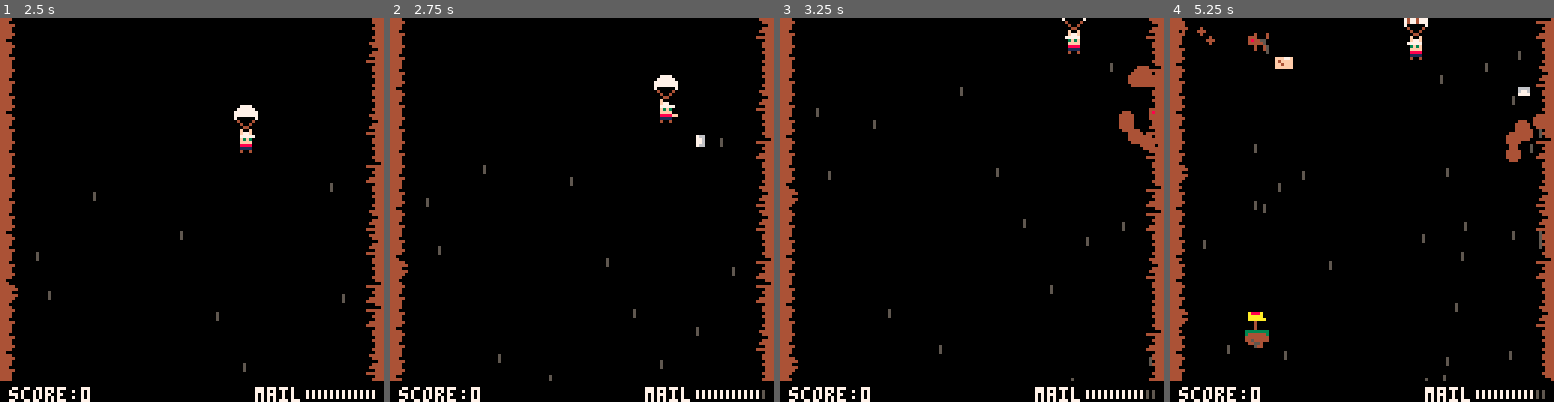
Above: before the commit, frames 1-4 (left to right).
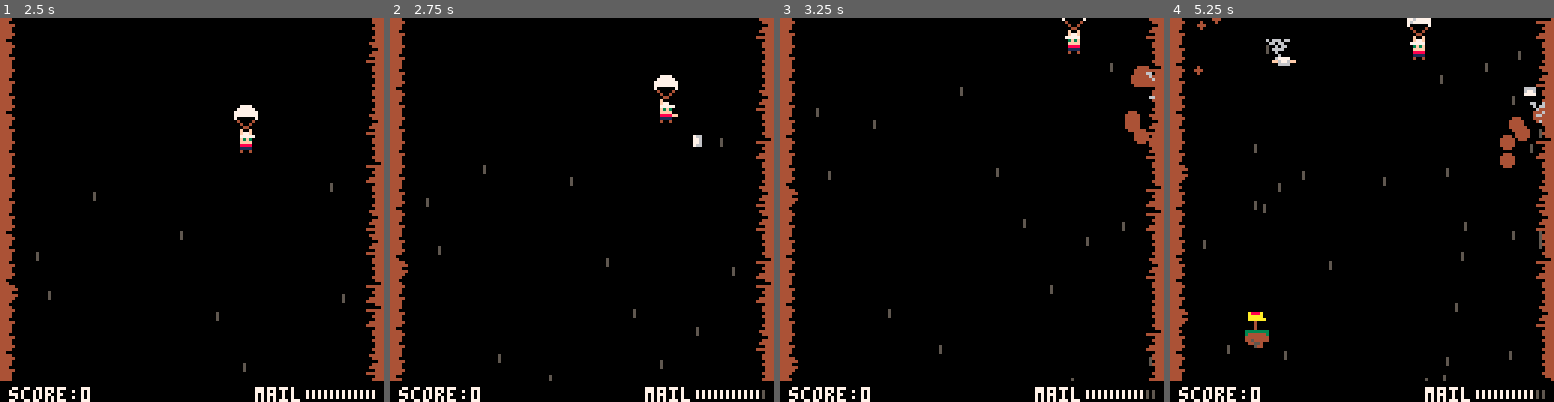
Above: after the commit, the same moments.

Repository: sugarvoid/down-mail
Game: PICO-8 cartridge down_mail.p8
Two runs of this game, one before a commit and one after it. Both use one fixed random seed, a clock stepped at 60 frames per second and the inputs below.
Inputs:
- Up to frame 1 (2.5 s): tap X (X key) at 0.33, 1.07, 1.85 s; tap O (Z key) at 0.7, 1.7, 2.1 s; hold Right 1.6-2.1 s; hold Up 2.15-2.42 s; hold Right from 2.47 s (still down)
- Up to frame 2 (2.75 s): keep holding Right; tap O (Z key) at 2.5 s
- Up to frame 3 (3.25 s): tap O (Z key) at 2.9 s; tap X (X key) at 2.97 s; release Right at 3.03 s; hold Left from 3.08 s (still down)
- Up to frame 4 (5.25 s): tap O (Z key) every 0.4 s from 3.3 to 4.9 s; release Left at 3.58 s; hold Down 3.63-3.97 s; hold Right 4.02-4.68 s; tap X (X key) at 4.08, 5.2 s; hold Up 4.73-5.03 s; hold Left from 5.08 s (still down)

Frame 1 is identical in both runs. In frame 2, less than 0.1% of the frame differs, in the area x 78-83%, y 30-34%; in frame 3, 0.4%; in frame 4, 1.5%, in the area x 3-98%, y 0-59%.

Commit message:
Replace dog with twister

Diff:
--- a/down_mail.p8
+++ b/down_mail.p8
@@ -48,11 +48,11 @@
 0000000000000000000000000000000000000000000000000000000000000000000000000ffffff0006666000000000044440000004444440000000000000000
 00000000000000000000000000000000000000000000000000000000000000000000000000000000005555000000000044400000000004440000000000000000
 00000000008888000000000000000000000000000000000000000000000000000000000000000000000000000000000000000000000000000000000000000000
-0077740008888880000000006600660606066666606660660000000000000000ff0000ff00000000000000000000000000000000000000000000000000000000
-00744fff888888880ee0ee0006066060066666600660660000000066000000000ff00ff000000000000000000000000000000000000000000000000000000000
-0fffff0f88888888eeeee7e000600600006606000006066000000600000000000f7777f000777700007777000000000000000000000000000000000000000000
-0fffff0f88888888eeeeeee0000066000006660000666600000060000000000000677600ff6776ff006776000000000000000000000000000000000000000000
-0fffff0f888888880eeeee00006600000066600000060000009999000000000000666600006666000f6666f00000000000000000000000000000000000000000
+0077740008888880000000006600660606066066606660660000000000000000ff0000ff00000000000000000000000000000000000000000000000000000000
+00744fff888888880ee0ee0006066060066066600660660000000066000000000ff00ff000000000000000000000000000000000000000000000000000000000
+0fffff0f88888888eeeee7e000600600006606000006066000000600007777000f7777f000777700007777000000000000000000000000000000000000000000
+0fffff0f88888888eeeeeee000006600000666000066660000006000ff6776ff00677600ff6776ff006776000000000000000000000000000000000000000000
+0fffff0f888888880eeeee00006600000060600000060000009999000066660000666600006666000f6666f00000000000000000000000000000000000000000
 0fffffff0888888000eee000000060000006000000006000005959000000000000000000000000000ff00ff00000000000000000000000000000000000000000
 00ffff0000888800000e000000060000000060000006000000000000000000000000000000000000ff0000ff0000000000000000000000000000000000000000
 77777777777777777777777777777777777777777777777777777777777777777777777777777777777777777777777777777777777777777777777777777777
--- a/src/dog.lua
+++ b/src/dog.lua
@@ -1,38 +1,51 @@
+dog = {}
+dog.__index = dog
 
-dog={}
-dog.__index=dog
-
-function spawn_dog(x,y)
-    local _d=setmetatable({},dog)
-    _d.x=x
-    _d.y=y
-    _d.timer=150
-    _d.target=p1
-    _d.facing_l=nil
-    _d.img=19
-    _d.angle=0
-    _d.speed=1.5
-    _d.prox=0.2
+function spawn_dog(x, y)
+    local _d = setmetatable({}, dog)
+    _d.x = x
+    _d.y = y
+    _d.timer = 150
+    _d.target = p1
+    _d.facing_l = nil
+    _d.anim = { 51, 52, 53 }
+    _d.tick = 0
+    _d.frame = 1
+    _d.step = 3
+    _d.img = 19
+    _d.img = 51
+    _d.angle = 0
+    _d.speed = 1.5
+    _d.prox = 0.2
     add(objects.front, _d)
     --return _d
 end
 
 function dog:set_target(obj)
-    self.target=obj
+    self.target = obj
 end
 
 function dog:update()
-    self.timer-=1
+    self.tick = (self.tick + 1) % self.step
+    if (self.tick == 0) then
+        self.frame = self.frame % #self.anim + 1
+    end
+    self.timer -= 1
     if self.timer == 0 then
-        spawn_bone(self)
+        --spawn_bone(self)
+        self.target = { x = randi_rang(10,100), y = 125, type = "exit" }
+        self.speed = 3
+        --self.target = _b
+        self.prox = 0.8
+        p1.move_speed = 1.5
     end
-    local _newangle = atan2(self.target.x-self.x, self.target.y-self.y)
+    local _newangle = atan2(self.target.x - self.x, self.target.y - self.y)
     if _newangle <= 0.3 then
         local _t = self.target.type
-        if _t == "bone" then
+        if _t == "exit" then
             del(objects.front, self)
-            del(objects.front, self.target)
-            spawn_heart(self.x,self.y)
+            --del(objects.front, self.target)
+            --spawn_heart(self.x, self.y)
         elseif _t == "player" then
             --TODO: add logic
             p1.move_speed = 0.5
@@ -42,9 +55,8 @@
     self.angle = angle_lerp(self.angle, _newangle, self.prox)
     self.x += self.speed * cos(self.angle)
     self.y += self.speed * sin(self.angle)
-
 end
 
 function dog:draw()
-    spr(self.img,self.x,self.y,1,1,self.facing_l)
+    spr(self.anim[self.frame], self.x, self.y, 1, 1, self.facing_l)
 end
--- a/src/letter.lua
+++ b/src/letter.lua
@@ -1,74 +1,80 @@
-letter={}
-letter.__index=letter
-letters={}
+letter = {}
+letter.__index = letter
+letters = {}
 
 function letter:update()
     if self.tossed then
-        self.score_mul+=0.2
-        self.x+=self.speed*self.dir
-        self.t=(self.t+1)%5
-        rotate=self.t==0
+        self.score_mul += 0.2
+
+        self.speed  = mid(-4, self.speed + self.accel, 4)
+
+
+        self.x += self.speed * self.dir
+
+        ---self.x += self.speed * self.dir
+
+        self.t = (self.t + 1) % 5
+        rotate = self.t == 0
         if rotate then
-            self.img+=1
+            self.img += 1
         end
-        if self.img==35 then
-            self.img=32
+        if self.img == 35 then
+            self.img = 32
         end
 
         for mb in all(mailboxes) do
-            if is_colliding(self,mb) and not mb.damaged and mb.empty  then
-                    if self.x < mb.x then
-                        if mb.facing_l then
-                            mb:on_good_letter(self.score_mul)
-                        else
-                            explode(self.x, self.y, 2, 2, 7)
-                        end
+            if is_colliding(self, mb) and not mb.damaged and mb.empty then
+                if self.x < mb.x then
+                    if mb.facing_l then
+                        mb:on_good_letter(self.score_mul)
                     else
-                        if not mb.facing_l then
-                            mb:on_good_letter(self.score_mul)
-                        else
-                            explode(self.x, self.y, 2, 2, 7)
-                        end
+                        explode(self.x, self.y, 2, 2, 7)
                     end
+                else
+                    if not mb.facing_l then
+                        mb:on_good_letter(self.score_mul)
+                    else
+                        explode(self.x, self.y, 2, 2, 7)
+                    end
+                end
                 deliveries_left -= 1
-                del(letters,self)
+                del(letters, self)
             end
         end
 
 
-        if self.x<=8 or self.x>=120 then
+        if self.x <= 8 or self.x >= 120 then
             if g_state == gamestates.game then
-                spawn_dog(self.x,self.y)
+                spawn_dog(self.x, self.y)
                 sfx(14)
             end
-            explode(self.x,self.y,3,4,4)
-            del(letters,self)
+            explode(self.x, self.y, 3, 4, 4)
+            del(letters, self)
         end
-
     else
-        self.y-=2
+        self.y -= 2
     end
 end
 
 function letter:draw()
-    spr(self.img,self.x,self.y)
+    spr(self.img, self.x, self.y)
 end
 
 function spawn_letter(_dir)
-    local _l=setmetatable({},letter)
-    _l.t=0
-    _l.w=8
-    _l.h=8
-    _l.score_mul=1
-    _l.tossed=true
-    _l.img=32
-    _l.dir=_dir
-    _l.speed=3
-    _l.x=p1.x
-    _l.y=p1.y
-    add(letters,_l)
+    local _l = setmetatable({}, letter)
+    _l.t = 0
+    _l.w = 8
+    _l.h = 8
+    _l.score_mul = 1
+    _l.tossed = true
+    _l.img = 32
+    _l.dir = _dir
+    _l.speed = 1
+    _l.accel = 0.5
+    _l.x = p1.x
+    _l.y = p1.y
+    add(letters, _l)
 end
-
 
 function update_letters()
     for l in all(letters) do
--- a/src/package.lua
+++ b/src/package.lua
@@ -6,12 +6,20 @@
     local _r=setmetatable({},package)
     _r.x=0
     _r.y=-40
+    _r.anim = { 55, 56, 57, 58 }
+    _r.tick = 0
+    _r.frame = 1
+    _r.step = 5
     _r.img=41
     _r.speed=1
     return _r
 end
 
 function package:update()
+    self.tick = (self.tick + 1) % self.step
+    if (self.tick == 0) then
+        self.frame = self.frame % #self.anim + 1
+    end
     self.y+=self.speed
     if self.y>=130 then
         del(objects.front,self)
@@ -23,7 +31,7 @@
 end
 
 function package:draw()
-    spr(self.img,self.x,self.y)
+    spr(self.anim[self.frame], self.x,self.y)
 end
 
 
Not shown, changed: readme.md
